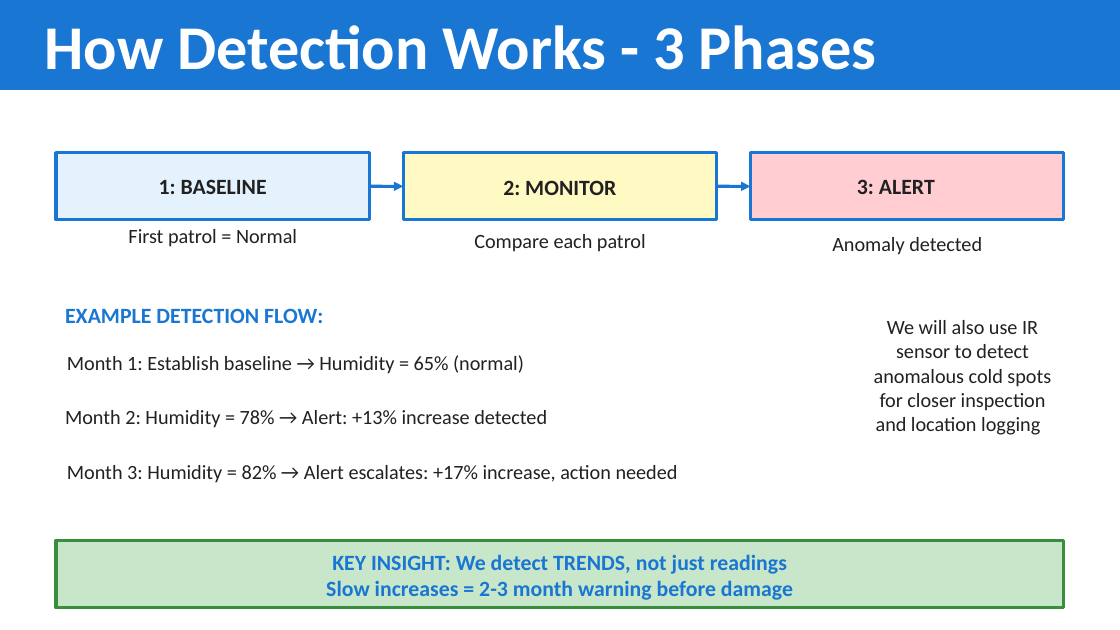
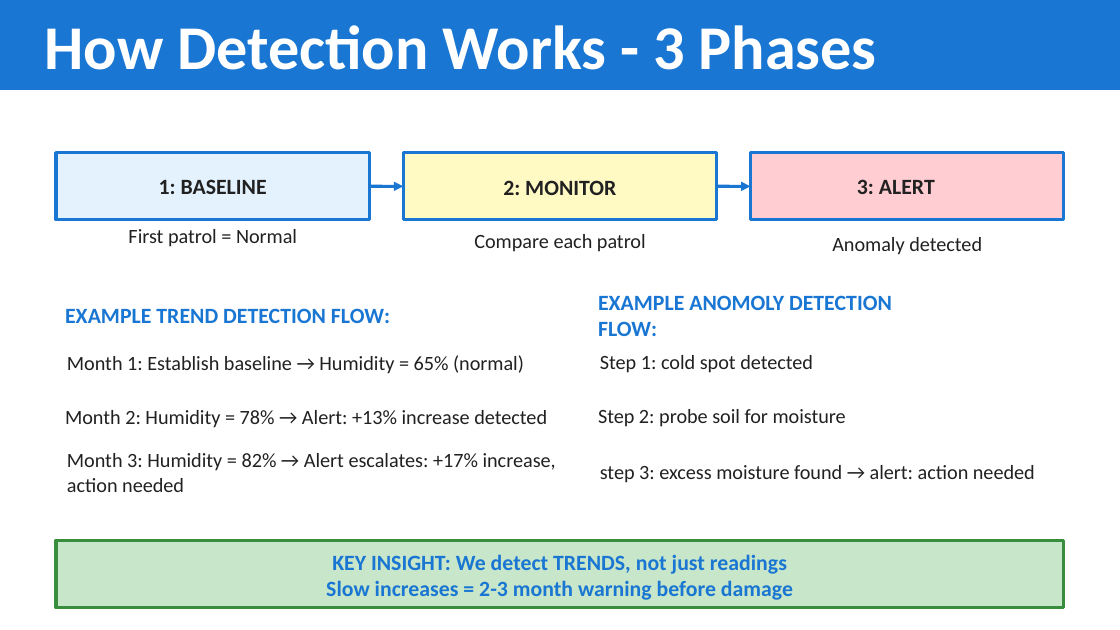
Before and after one commit to charlieM044/SIT210, a slide deck: slide 7 of task 6.1/presentation.pptx. Drawn at 1120x630 pixels with LibreOffice and Linux fonts; fonts in the diff are those of the drawing. Boxes give left, top, right and bottom in pixels: in the first picture for what was removed or moved away, otherwise in the second. Text is boxed around its words. In the diff, an @@ line names an element or a change of style, - is before the commit and + after.

```diff
--- a/task 6.1/presentation.pptx
+++ b/task 6.1/presentation.pptx
@@ text added at <box>598,295,892,336</box>, 14 pt, text #1976D2, bold @@
+EXAMPLE ANOMOLY DETECTION FLOW:
@@ text at <box>65,308,390,323</box>: text changed @@
-EXAMPLE DETECTION FLOW:
+EXAMPLE TREND DETECTION FLOW:
@@ text removed at <box>874,320,1051,435</box> @@
-We will also use IR sensor to detect anomalous cold spots for closer inspection and location logging
@@ text added at <box>600,355,813,373</box>, 13 pt, text #212121 @@
+Step 1: cold spot detected
@@ text added at <box>598,409,846,427</box>, 13 pt, text #212121 @@
+Step 2: probe soil for moisture
@@ text "Month 3: Humidity = 82% ..." rewrapped from <box>67,465,678,483</box> to <box>67,453,556,492</box> @@
@@ text added at <box>600,465,1035,483</box>, 13 pt, text #212121 @@
+step 3: excess moisture found → alert: action needed
```
Also in this commit, not shown: 5 other slides changed, 1 slide added, 4 other files.
